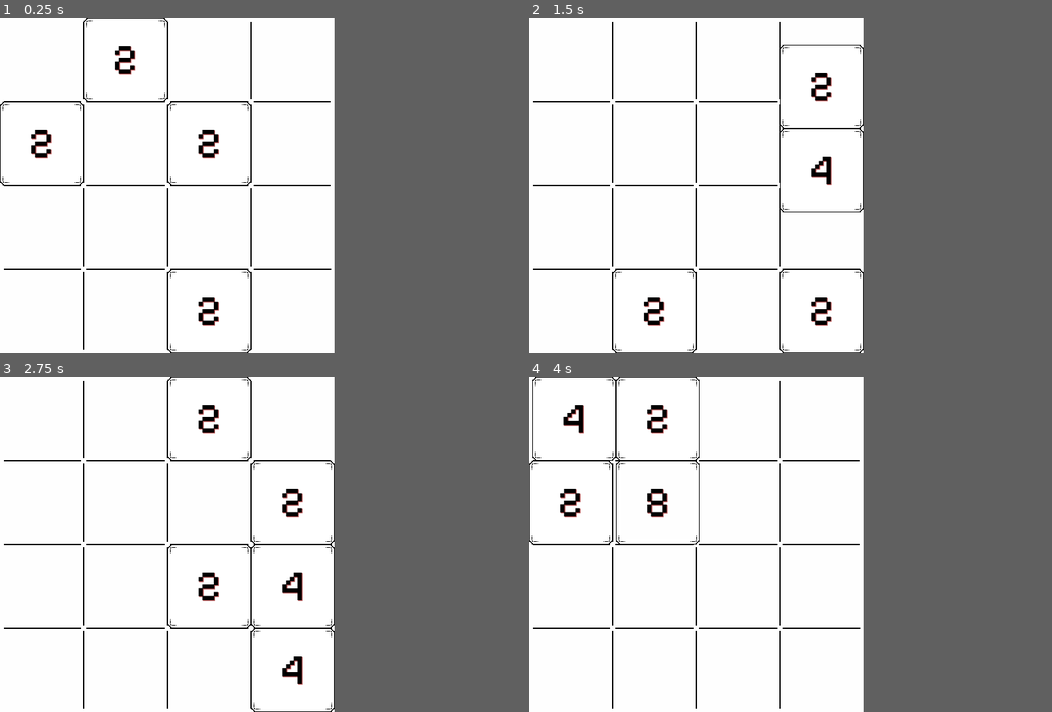
Above: before the commit, frames 1-4 (two rows, left to right).
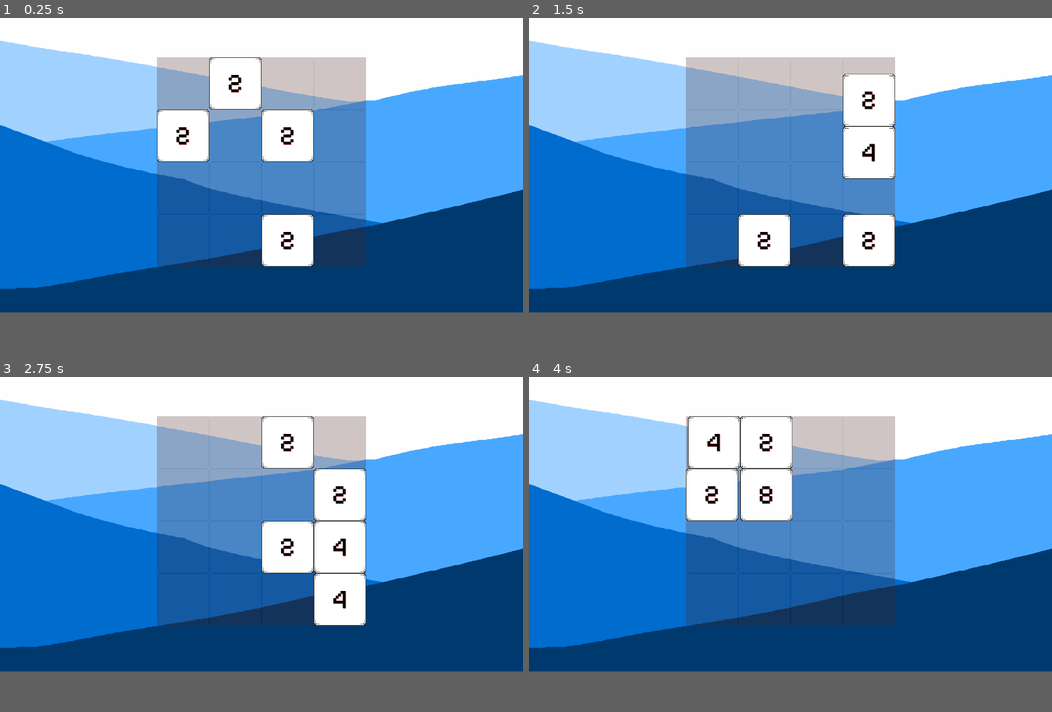
Above: after the commit, the same moments.

Repository: Rac0lW/2048ExGodot
Game: Godot game, scene res://Scenes/main.tscn
The game is run twice, just before and just after one commit, with the same random seed, the same clock (stepped at 60 frames per second) and the same inputs.
Inputs:
- Up to frame 1 (0.25 s): no input
- Up to frame 2 (1.5 s): tap Enter at 0.5 s; hold D (RIGHT) 0.53-1.28 s; hold S (DOWN) from 1.28 s (still down)
- Up to frame 3 (2.75 s): release S (DOWN) at 2.03 s; hold D (RIGHT) from 2.03 s (still down)
- Up to frame 4 (4 s): release D (RIGHT) at 2.78 s; hold W (UP) 2.78-3.53 s; hold A (LEFT) from 3.53 s (still down)
In our replay, the window is 512x512 before the commit and 800x450 after it. These sizes can differ from the game's own. Grey fills any space a smaller window leaves; there, only what the larger window draws over its background counts as a difference.

The runs differ from the first frame. In frame 1, 65% of the frame differs, in the area x 0-100%, y 0-100%; in frame 2, 67%; in frame 3, 66%; in frame 4, 65%.

Commit message:
Expend the revolution of the game and add the background.

Diff:
--- a/Scenes/main.tscn
+++ b/Scenes/main.tscn
@@ -1,10 +1,11 @@
-[gd_scene load_steps=6 format=3 uid="uid://cmr7r7b5pfjv8"]
+[gd_scene load_steps=7 format=3 uid="uid://cmr7r7b5pfjv8"]
 
 [ext_resource type="Script" path="res://Scenes/main.gd" id="1_gphku"]
 [ext_resource type="Script" path="res://Scenes/initSettings.gd" id="1_mka02"]
 [ext_resource type="Script" path="res://Scenes/Input.gd" id="2_8anyh"]
 [ext_resource type="Script" path="res://Scenes/BlockManager.gd" id="3_gpw54"]
 [ext_resource type="PackedScene" uid="uid://kj11j3o41s0v" path="res://Scenes/tiles.tscn" id="5_1tju8"]
+[ext_resource type="PackedScene" uid="uid://rhbs4ssfwhdw" path="res://bg.tscn" id="6_mkf22"]
 
 [node name="Main" type="Node2D"]
 script = ExtResource("1_gphku")
@@ -16,6 +17,7 @@
 wait_time = 0.4
 
 [node name="BlockManager" type="Node2D" parent="." groups=["bm"]]
+position = Vector2(384, 96)
 script = ExtResource("3_gpw54")
 
 [node name="InitSettings" type="Node" parent="."]
@@ -27,7 +29,13 @@
 
 [node name="tiles" parent="." instance=ExtResource("5_1tju8")]
 z_index = -1
-position = Vector2(256, 256)
+texture_filter = 1
+position = Vector2(384, 96)
+
+[node name="Node2D" parent="." instance=ExtResource("6_mkf22")]
+z_index = -99
+texture_filter = 1
+position = Vector2(640, 360)
 
 [connection signal="gen" from="Input" to="BlockManager" method="_on_input_gen"]
 [connection signal="timeout" from="Input/Timer" to="Input" method="_on_timer_timeout"]
--- a/Scenes/tiles.tscn
+++ b/Scenes/tiles.tscn
@@ -4,5 +4,10 @@
 
 [node name="tiles" type="Node2D"]
 
-[node name="Gird1616" type="Sprite2D" parent="."]
+[node name="TextureRect" type="TextureRect" parent="."]
+modulate = Color(0.441406, 0.441406, 0.441406, 1)
+self_modulate = Color(0.7, 0.322, 0.322, 0.262745)
+texture_filter = 1
+offset_right = 40.0
+offset_bottom = 40.0
 texture = ExtResource("1_7g0ti")
--- /dev/null
+++ b/bg.tscn
@@ -0,0 +1,8 @@
+[gd_scene load_steps=2 format=3 uid="uid://rhbs4ssfwhdw"]
+
+[ext_resource type="Texture2D" uid="uid://djh7lg34gjhqs" path="res://Assets/images/bg.png" id="1_mha36"]
+
+[node name="Node2D" type="Node2D"]
+
+[node name="Sprite2D" type="Sprite2D" parent="."]
+texture = ExtResource("1_mha36")
--- a/project.godot
+++ b/project.godot
@@ -17,8 +17,8 @@
 
 [display]
 
-window/size/viewport_width=512
-window/size/viewport_height=512
+window/size/viewport_width=1280
+window/size/viewport_height=720
 window/size/always_on_top=true
 
 [input]
Binary file added: Assets/images/bg.png
Not shown, added: Assets/images/bg.png.import
Not shown, changed: .gitignore
